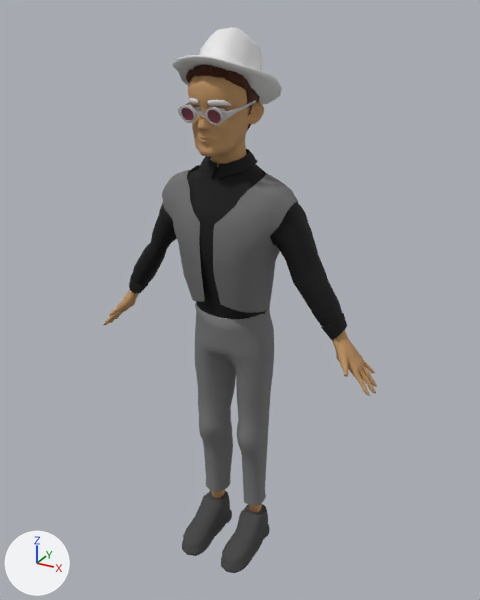
The FBX model Assets/Models/Characters/Hancock.FBX, before and after one commit.
Camera for both pictures: a camera (50 mm lens) standing at (1.422, -2.445, 2.648) and looking at (0.028, 0.089, 1.381). Lighting does not change. The marker at lower left points along +X, +Y and +Z. Where no turn or scale is listed for an object, it has been applied to the vertices.

Objects in the first picture: 'Glasses', 'Pants', 'Torso_shirt', 'Vest', 'body', 'fedora', 'hair'.
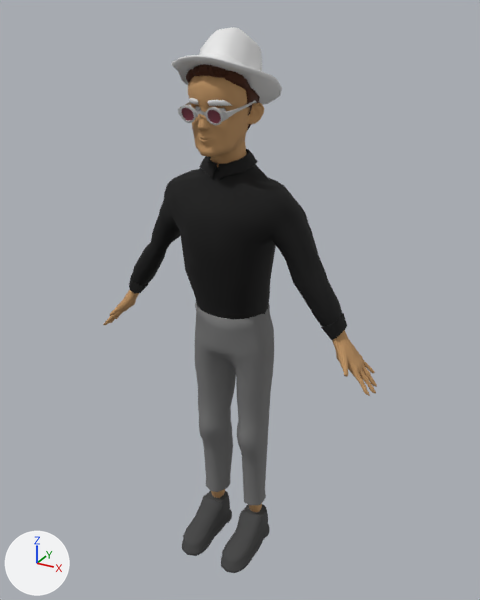
Diff of the bpy script that builds the scene:
```diff
--- a/Assets/Models/Characters/Hancock.FBX.py
+++ b/Assets/Models/Characters/Hancock.FBX.py
@@ ob_vest @@
-ob_vest = bpy.data.objects.new('Vest', me_mesh_011)
-ob_vest.location = (-0.033, 0.0, 1.237)
```

Changed parts and their boxes (x1, y1, x2, y2) in the pictures (480 x 600 px):
'Vest', deleted: before (162, 165, 298, 313)
